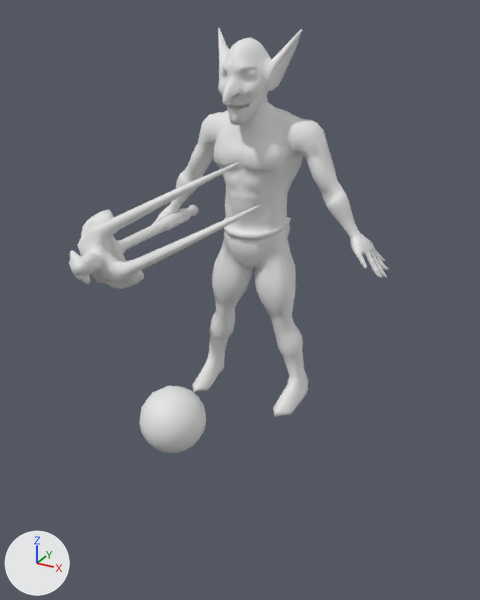
The COLLADA model data/model/npc/goblin_1/goblin_1_001.dae, before and after one commit.
One viewpoint serves both versions: a 50 mm camera at (4.01, -6.08, 5.17) aimed at (0.37, 0.55, 1.86). The axes (+X, +Y, +Z) are drawn at lower left. The lights are the same throughout. Materials are left out; every surface is plain grey. Where no turn or scale is listed for an object, it has been applied to the vertices.

Names of what the first picture shows: 'Goblin', 'Scythe', 'Sphere'.
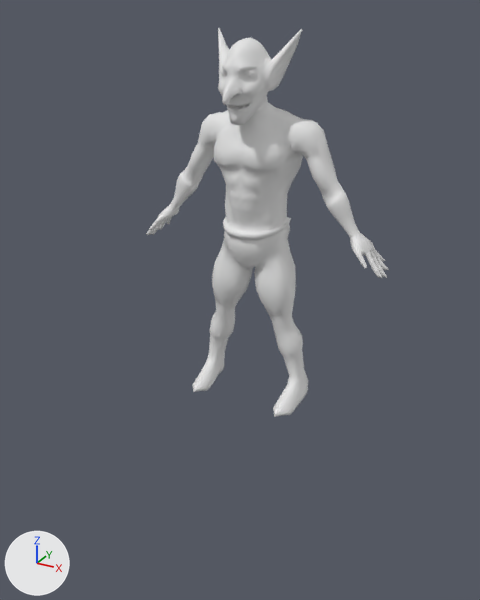
The newer file is also turned or shifted as a whole; pictures and numbers use the older file's frame.

Location of each change, [x1, y1, x2, y2] in pixels of the pictures (480 x 600 px):
'Scythe', deleted: before [69, 161, 263, 289]
'Sphere', deleted: before [139, 385, 206, 453]

What changed in the scene script:
```text
Remove ob_sphere:
    ob_sphere = bpy.data.objects.new('Sphere', me_sphere_001)
    ob_sphere.location = (0.19, -0.74, 0.81)
Remove ob_scythe:
    ob_scythe = bpy.data.objects.new('Scythe', me_cylinder_004)
    ob_scythe.location = (-1.62, 2.6, 2.21)
```
